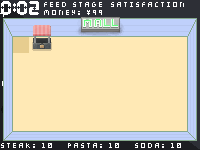
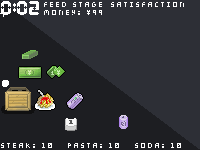
The second (200, 150) image is a revision of the first. Changes to its layers:
hid group "mall" (15 layers) over [left=3, top=17, right=197, bottom=141]
painted on "sprite" over [left=19, top=50, right=77, bottom=131]
painted on "shadow" over [left=18, top=65, right=66, bottom=79]
